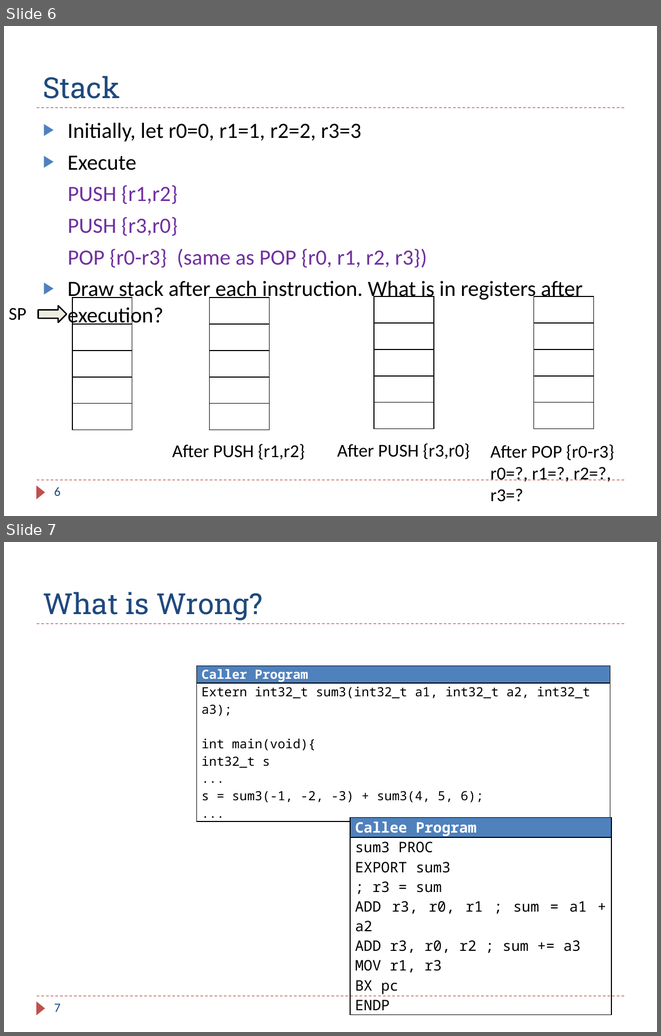
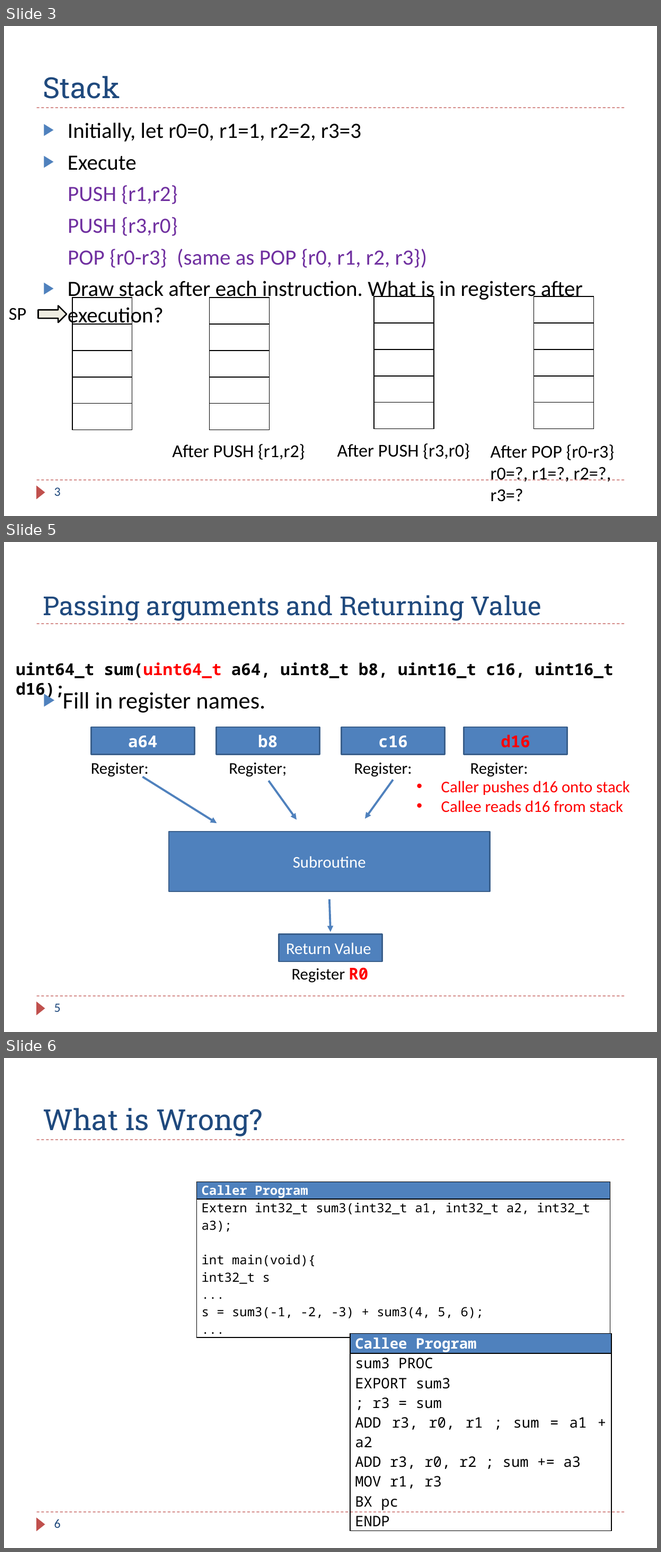
Before and after one commit to guhofstra/CSC111Fa25, a slide deck: PPTs/Ch8_ARM_Subroutines_Exercises.pptx. Shown one above the other, each under a label of ours: slides 6 and 7 before the commit, slides 3, 5 and 6 after it; the slides between them are not shown. The pictures are 661x1036 and 661x1552 pixels, drawn with LibreOffice and Linux fonts; fonts in the diff are those of the drawing. Boxes give left, top, right and bottom in pixels: in the first picture for what was removed or moved away, otherwise in the second. Text is boxed around its words. In the diff, an @@ line names an element or a change of style, - is before the commit and + after.

```diff
--- a/PPTs/Ch8_ARM_Subroutines_Exercises.pptx
+++ b/PPTs/Ch8_ARM_Subroutines_Exercises.pptx
@@ slide 5 added at [4,542,657,1032], background #FFFFFF; not listed: 3 template elements that a slide beside it also shows @@
@@ title added at [43,595,541,621], 28.8 pt, text #1F497D @@
+Passing arguments and Returning Value
@@ text added at [16,662,614,678], 18 pt, text #000000, bold @@
+uint64_t sum(uint64_t a64, uint8_t b8, uint16_t c16, uint16_t d16);
@@ text added at [63,692,265,713], 26 pt, text #000000 @@
+▶ Fill in register names.
@@ rectangle added at [91,727,194,754], fill #4F81BD, outline #3A5F8C 1.5 pt, 18 pt, text #FFFFFF, bold @@
+a64
@@ rectangle added at [216,727,319,754], fill #4F81BD, outline #3A5F8C 1.5 pt, 18 pt, text #FFFFFF, bold @@
+b8
@@ rectangle added at [342,727,445,754], fill #4F81BD, outline #3A5F8C 1.5 pt, 18 pt, text #FFFFFF, bold @@
+c16
@@ rectangle added at [464,727,567,754], fill #4F81BD, outline #3A5F8C 1.5 pt, 18 pt, text #FF0000, bold @@
+d16
@@ text added at [91,762,149,778], 18 pt, text #000000 @@
+Register:
@@ text added at [229,762,286,777], 18 pt, text #000000 @@
+Register;
@@ text added at [354,762,412,777], 18 pt, text #000000 @@
+Register:
@@ text added at [470,762,528,777], 18 pt, text #000000 @@
+Register:
@@ arrow added from (142, 776) to (217, 823), #4F81BD 2.25 pt @@
@@ arrow added from (393, 779) to (365, 818), #4F81BD 2.25 pt @@
@@ arrow added from (268, 780) to (297, 820), #4F81BD 2.25 pt @@
@@ text added at [441,780,629,812], 18 pt, text #FF0000 @@
+• Caller pushes d16 onto stack
+• Callee reads d16 from stack
@@ rectangle added at [168,831,490,891], fill #4F81BD, outline #3A5F8C 1.5 pt, 18 pt, text #FFFFFF @@
+Subroutine
@@ arrow added from (329, 899) to (330, 932), #4F81BD 2.25 pt @@
@@ rectangle added at [279,934,382,961], fill #4F81BD, outline #3A5F8C 1.5 pt, 18 pt, text #FFFFFF @@
+Return Value
@@ text added at [292,967,368,982], 18 pt, text #000000 @@
+Register R0
@@ page number added at [54,1003,61,1012], 14 pt, text #1F497D @@
+5
@@ what was slide 6 is now slide 3 @@
@@ page number at [54,487,61,496]: text changed @@
-6
+3
@@ what was slide 7 is now slide 6 @@
@@ page number at [54,1519,61,1528]: text changed @@
-7
+6
```
Also in this commit, not shown: 2 slides changed, 3 other slides added, 3 slides removed, 40 other files.
